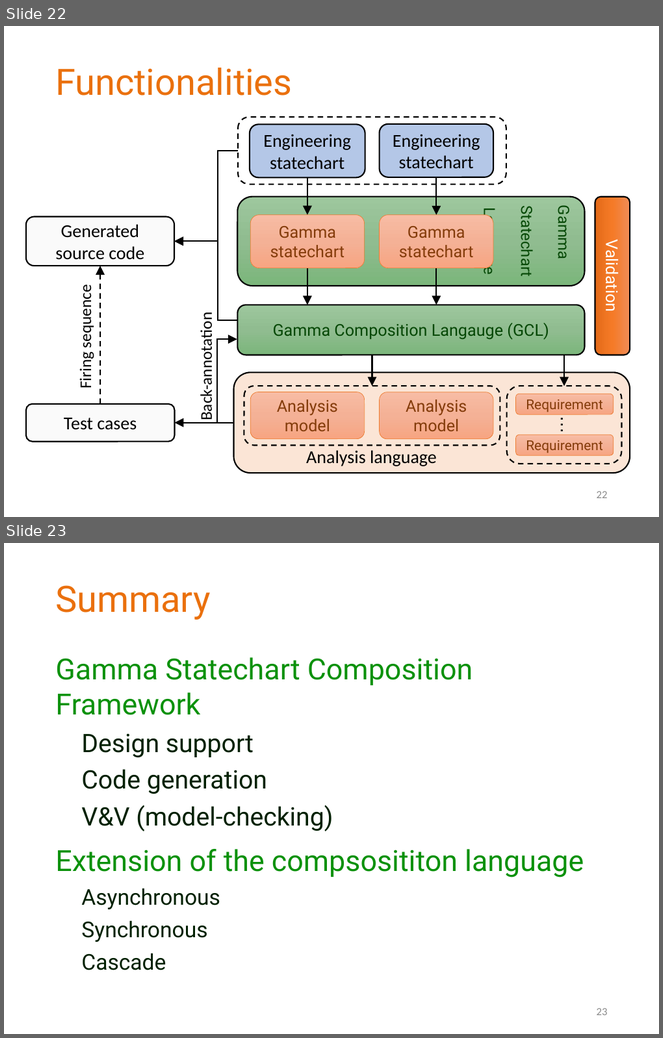
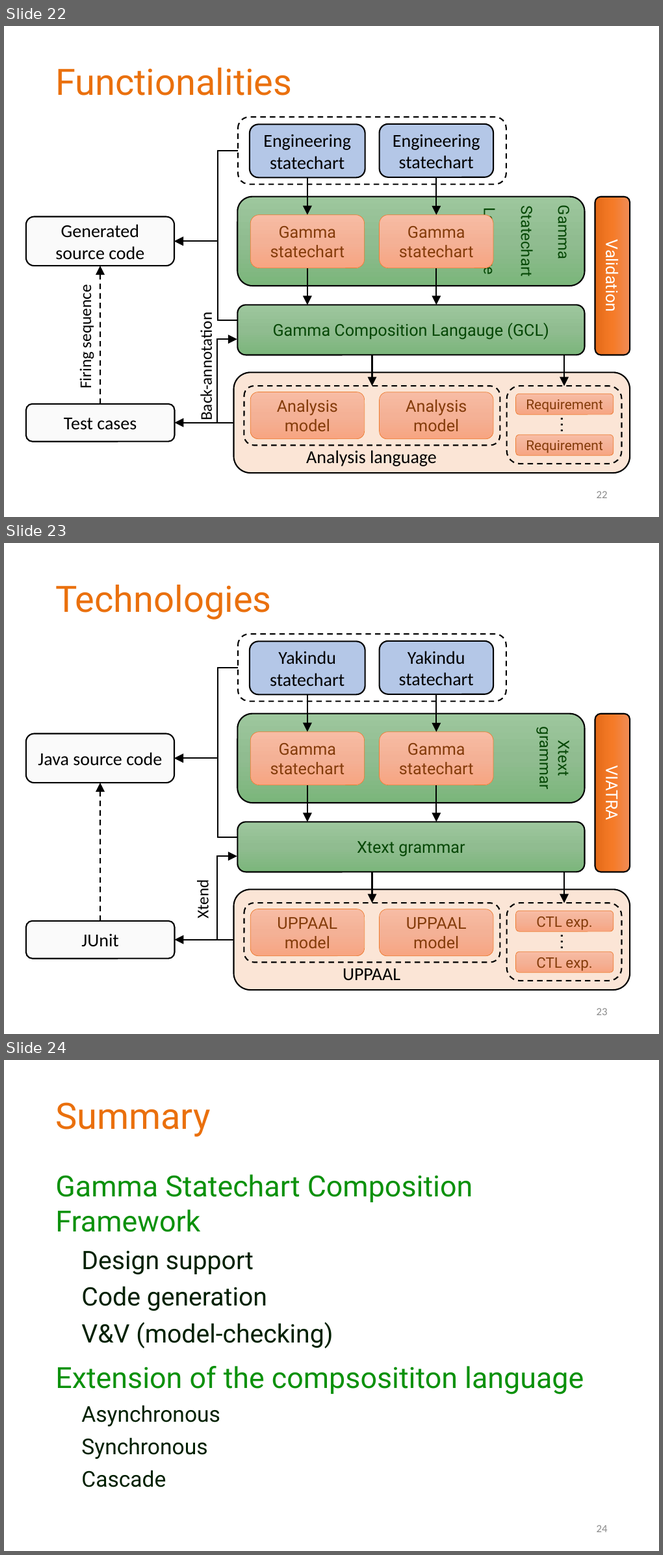
Before and after one commit to grbeni/minisymp2018, a slide deck: presentation/gb_mv_gamma.pptx. Shown one above the other, each under a label of ours: slides 22 and 23 before the commit, slides 22, 23 and 24 after it. The pictures are 663x1038 and 663x1555 pixels, drawn with LibreOffice and Linux fonts; fonts in the diff are those of the drawing; background and template pictures are left out. Boxes give left, top, right and bottom in pixels: in the first picture for what was removed or moved away, otherwise in the second. Text is boxed around its words. In the diff, an @@ line names an element or a change of style, - is before the commit and + after.

Commit message:
Technologies put back.

```diff
--- a/presentation/gb_mv_gamma.pptx
+++ b/presentation/gb_mv_gamma.pptx
@@ slide 23 added at box(4, 543, 659, 1034), background #FFFFFF @@
@@ title added at box(55, 585, 271, 620), 40 pt, text #EA700D @@
+Technologies
@@ rounded rectangle added at box(238, 634, 506, 702), outline #000000 1.5 pt dashed @@
@@ rounded rectangle added at box(250, 641, 365, 694), fill #B4C7E7, outline #000000 1.5 pt, 20 pt, text #000000 @@
+Yakindu statechart
@@ rounded rectangle added at box(380, 641, 493, 694), fill #B4C7E7, outline #000000 1.5 pt, 20 pt, text #000000 @@
+Yakindu statechart
@@ elbow arrow added from (238, 668) to (174, 759), #000000 1.5 pt @@
@@ elbow arrow added from (308, 695) to (308, 731), #000000 1.5 pt @@
@@ arrow added from (436, 694) to (436, 731), #000000 1.5 pt @@
@@ rounded rectangle added at box(237, 714, 584, 803), fill gradient #9EC89E to #90BD90 to #7CB67C, outline #000000 1.5 pt, 17 pt, text #054805 @@
+Xtext grammar
@@ rounded rectangle added at box(596, 714, 630, 873), fill gradient #F18C57 to #F67B28 to #E56C19, outline #000000 1.5 pt, 18 pt, text #FFFFFF @@
+VIATRA
@@ rounded rectangle added at box(26, 733, 174, 783), fill #FAFAFA, outline #000000 1.5 pt, 20 pt, text #000000 @@
+Java source code
@@ rounded rectangle added at box(250, 731, 364, 785), fill gradient #F7BDA5 to #F5B196 to #F8A582, outline #ED7D31 0.5 pt, 18 pt, text #843C0B @@
+Gamma
+statechart
@@ rounded rectangle added at box(380, 731, 493, 785), fill gradient #F7BDA5 to #F5B196 to #F8A582, outline #ED7D31 0.5 pt, 18 pt, text #843C0B @@
+Gamma
+statechart
@@ elbow arrow added from (261, 838) to (174, 759), #000000 1.5 pt @@
@@ arrow added from (100, 921) to (100, 783), #000000 1.5 pt dashed @@
@@ arrow added from (308, 785) to (308, 822), #000000 1.5 pt @@
@@ arrow added from (436, 785) to (436, 822), #000000 1.5 pt @@
@@ rounded rectangle added at box(237, 822, 584, 873), fill gradient #9EC89E to #90BD90 to #7CB67C, outline #000000 1.5 pt, 18 pt, text #054805 @@
+Xtext grammar
@@ elbow arrow added from (234, 940) to (237, 856), #000000 1.5 pt @@
@@ arrow added from (372, 872) to (372, 903), #000000 1.5 pt @@
@@ arrow added from (564, 872) to (564, 903), #000000 1.5 pt @@
@@ text added at box(193, 884, 213, 917), 18 pt, text #000000 @@
+Xtend
@@ rounded rectangle added at box(234, 889, 631, 990), fill #FBE5D6, outline #000000 1.5 pt @@
@@ rounded rectangle added at box(244, 903, 501, 963), outline #000000 1.5 pt dashed @@
@@ rounded rectangle added at box(250, 909, 364, 956), fill gradient #F7BDA5 to #F5B196 to #F8A582, outline #ED7D31 0.5 pt, 18 pt, text #843C0B @@
+UPPAAL model
@@ rounded rectangle added at box(380, 909, 493, 956), fill gradient #F7BDA5 to #F5B196 to #F8A582, outline #ED7D31 0.5 pt, 18 pt, text #843C0B @@
+UPPAAL model
@@ rounded rectangle added at box(507, 903, 622, 981), outline #000000 1.5 pt dashed, 20 pt, text #000000 @@
+···
@@ rounded rectangle added at box(516, 911, 613, 932), fill gradient #F7BDA5 to #F5B196 to #F8A582, outline #ED7D31 0.5 pt, 16 pt, text #843C0B @@
+CTL exp.
@@ rounded rectangle added at box(26, 921, 175, 958), fill #FAFAFA, outline #000000 1.5 pt, 20 pt, text #000000 @@
+JUnit
@@ elbow arrow added from (234, 940) to (174, 940), #000000 1.5 pt @@
@@ rounded rectangle added at box(516, 952, 613, 973), fill gradient #F7BDA5 to #F5B196 to #F8A582, outline #ED7D31 0.5 pt, 16 pt, text #843C0B @@
+CTL exp.
@@ text added at box(343, 969, 400, 981), 20 pt, text #000000 @@
+UPPAAL
@@ page number added at box(597, 1008, 608, 1016), 12 pt, text #8C8C8C @@
+23
@@ what was slide 23 is now slide 24 @@
@@ page number at box(597, 1525, 608, 1533): text changed @@
-23
+24
```
